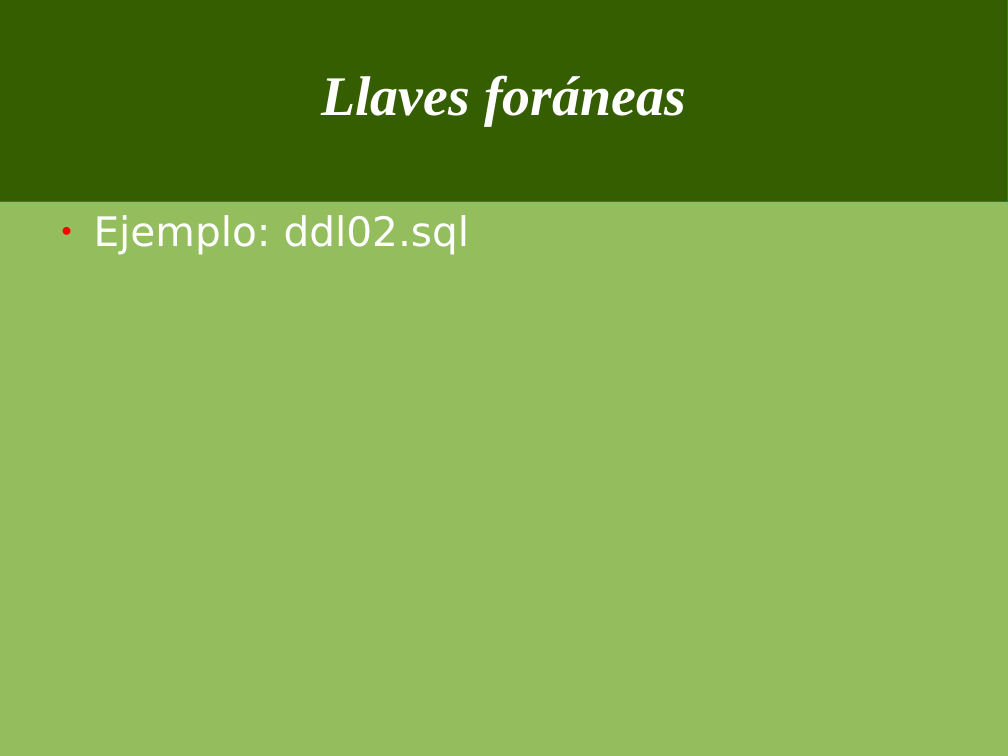
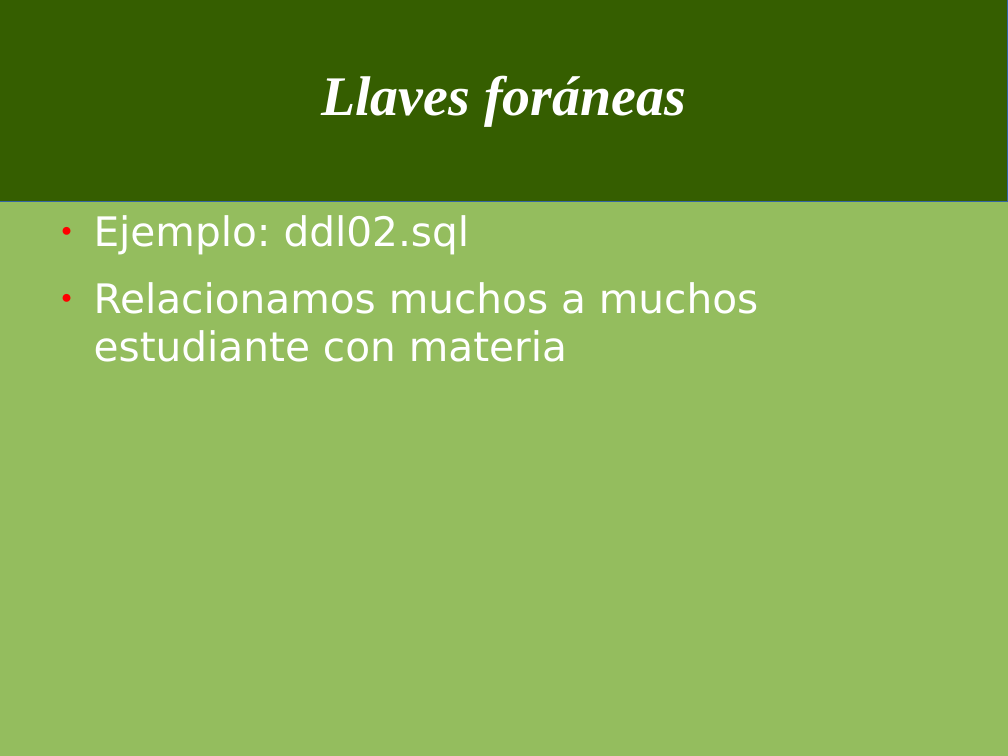
Before and after one commit to jorgeu/curso-postgresql, a slide deck: slide 17 of cursopostgres.odp. Drawn at 1008x756 pixels with LibreOffice and Linux fonts; fonts in the diff are those of the drawing. Boxes give left, top, right and bottom in pixels: in the first picture for what was removed or moved away, otherwise in the second. Text is boxed around its words. In the diff, an @@ line names an element or a change of style, - is before the commit and + after.

```diff
--- a/cursopostgres.odp
+++ b/cursopostgres.odp
@@ text at box(94, 282, 758, 362): paragraph added @@
+● Relacionamos muchos a muchos estudiante con materia
```
Also in this commit, not shown: 3 slides added, 1 other file.
